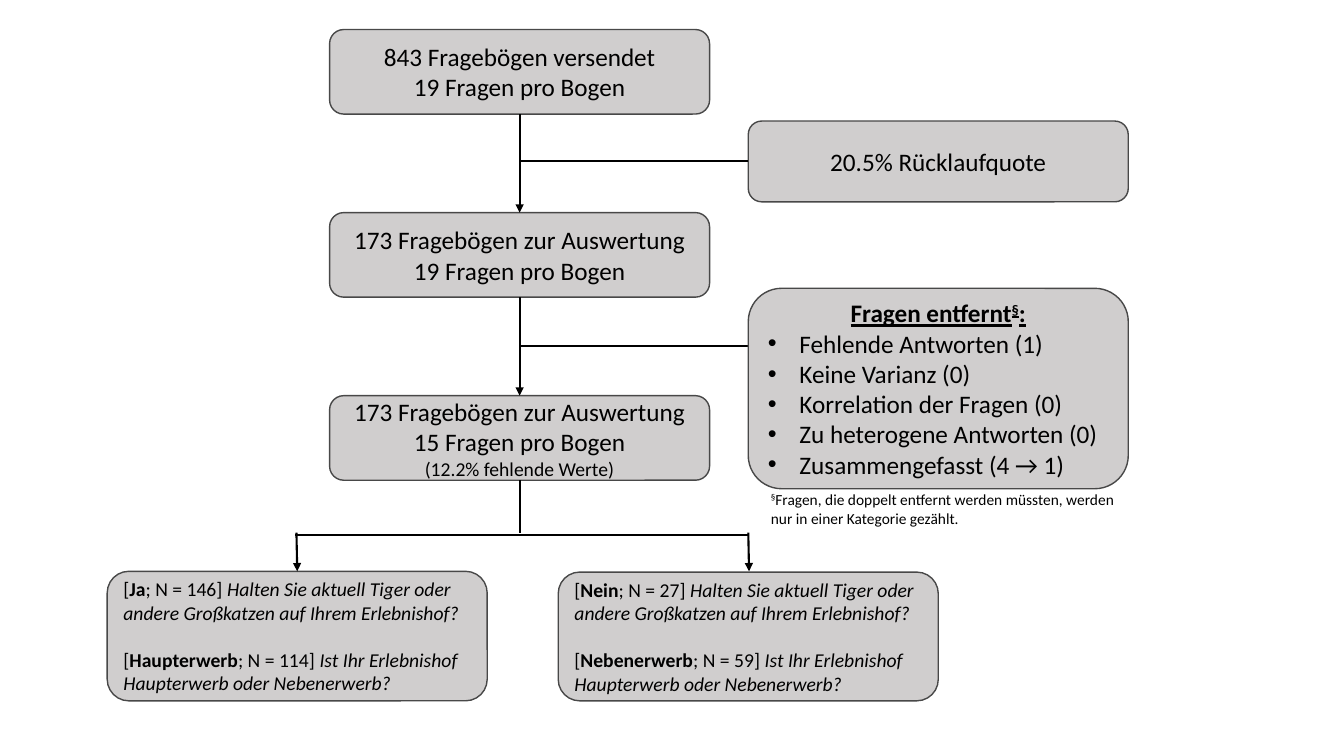
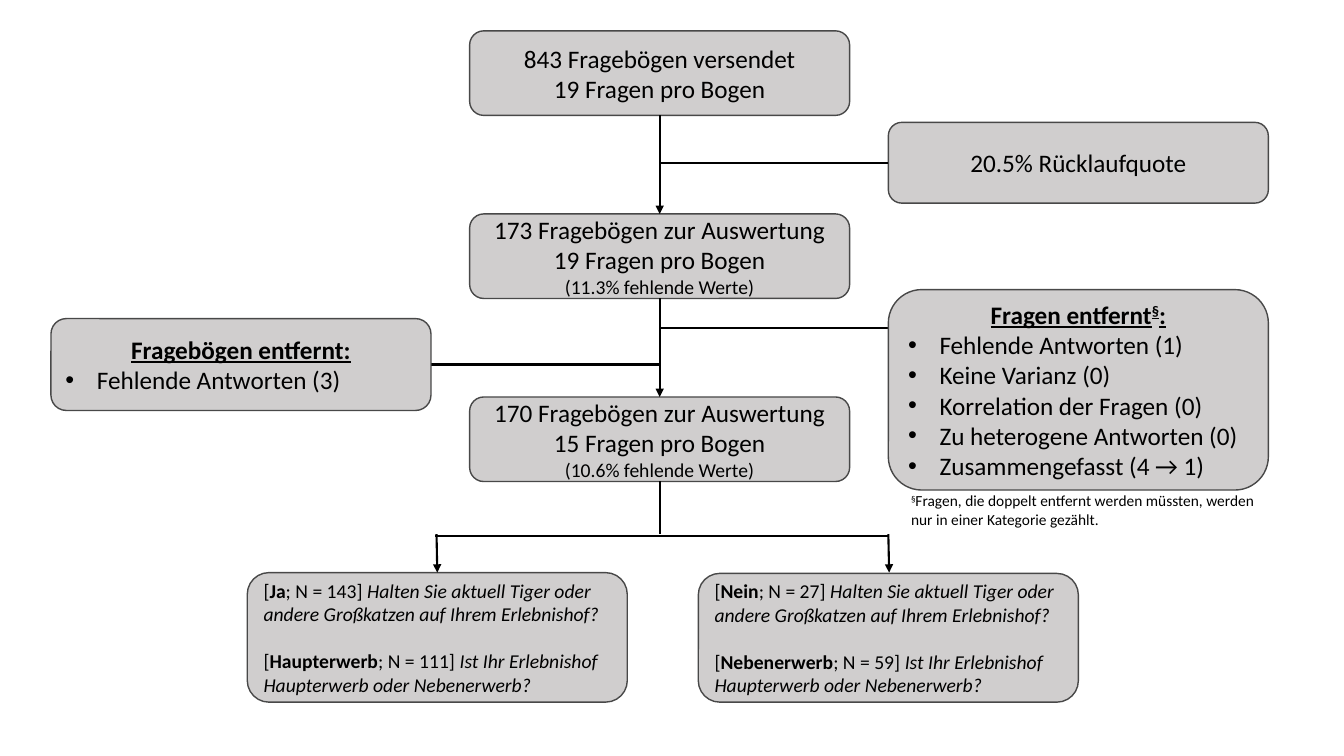
Before and after one commit to jkruppa/jkruppa.github.io, a slide deck: slide 1 of data/survey_flowchart.pptx. Drawn at 1344x756 pixels with LibreOffice and Linux fonts; fonts in the diff are those of the drawing. Boxes give left, top, right and bottom in pixels: in the first picture for what was removed or moved away, otherwise in the second. Text is boxed around its words. In the diff, an @@ line names an element or a change of style, - is before the commit and + after.

```diff
--- a/data/survey_flowchart.pptx
+++ b/data/survey_flowchart.pptx
@@ text in rounded rectangle at (565,280,754,300): paragraph added @@
+(11.3% fehlende Werte)
@@ rounded rectangle added at (51,319,432,410), fill #D0CECE, outline #484848 1 pt, 18 pt, text #000000 @@
+Fragebögen entfernt:
+• Fehlende Antworten (3)
@@ line moved from (748, 347) - (520, 347) to (888, 328) - (659, 328) @@
@@ line added from (659, 365) to (432, 365), #000000 1.5 pt @@
@@ text in rounded rectangle at (494,404,824,427): text changed @@
-173 Fragebögen zur Auswertung
+170 Fragebögen zur Auswertung
@@ text in rounded rectangle at (565,463,754,483): text changed @@
-(12.2% fehlende Werte)
+(10.6% fehlende Werte)
@@ 7 rounded rectangles, 4 arrows, 3 lines, 1 text: place and size @@
-7 rounded rectangles, 4 arrows, 3 lines, 1 text at (107,29,1128,702)
+7 rounded rectangles, 4 arrows, 3 lines, 1 text at (247,31,1268,703)
@@ text in rounded rectangle at (264,584,599,695): text changed @@
-[Ja; N = 146] Halten Sie aktuell Tiger oder andere Großkatzen auf Ihrem Erlebnishof?
-[Haupterwerb; N = 114] Ist Ihr Erlebnishof Haupterwerb oder Nebenerwerb?
+[Ja; N = 143] Halten Sie aktuell Tiger oder andere Großkatzen auf Ihrem Erlebnishof?
+[Haupterwerb; N = 111] Ist Ihr Erlebnishof Haupterwerb oder Nebenerwerb?
```
Also in this commit, not shown: 17 other files.
